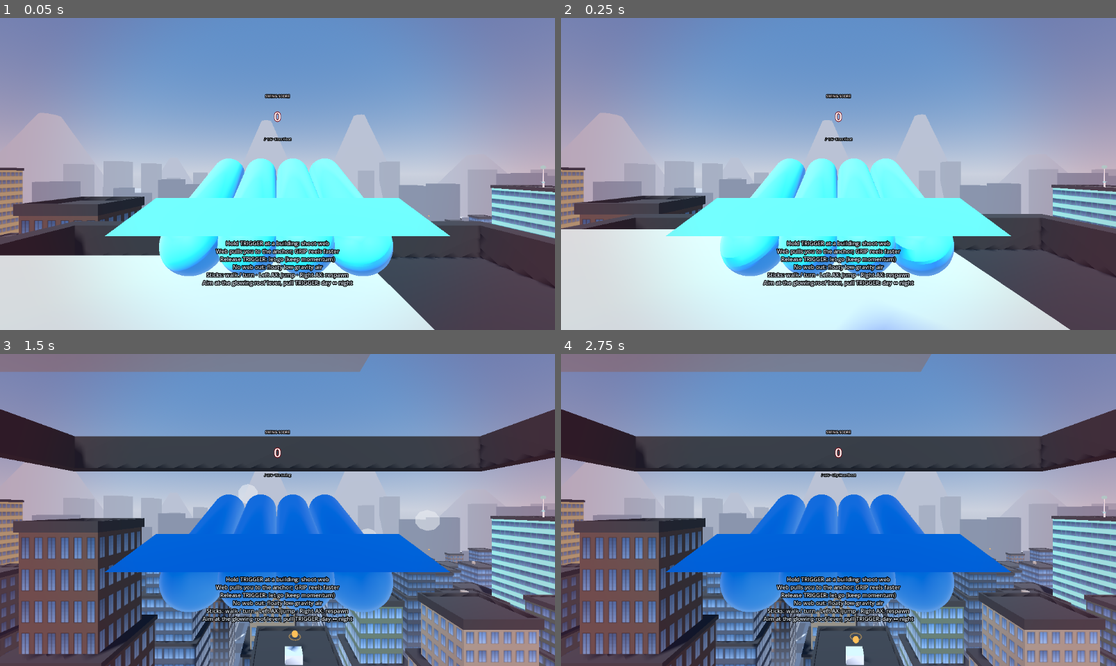
Above: before the commit, frames 1-4 (two rows, left to right).
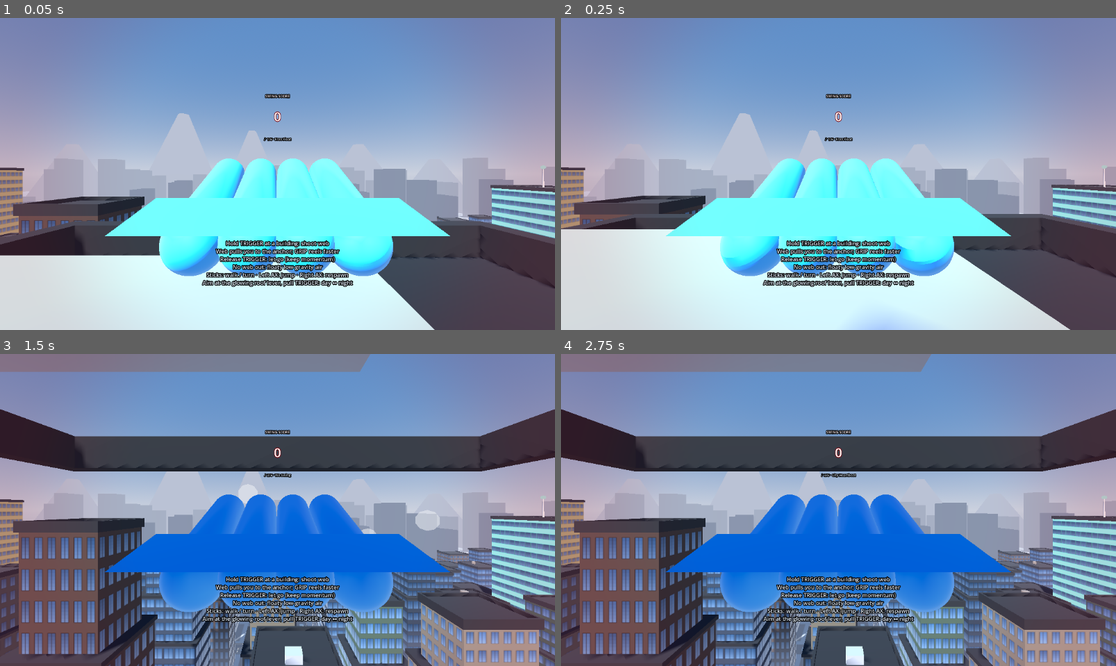
Above: after the commit, the same moments.

Repository: pblaas/free-floater
Game: Godot game, scene res://scenes/main.tscn
The game is run twice, just before and just after one commit, with the same random seed, the same clock (stepped at 60 frames per second) and the same inputs. Sound files missing from this copy of the repository are replaced by a short silence.
Inputs:
- Up to frame 1 (0.05 s): no input
- Up to frame 2 (0.25 s): no input
- Up to frame 3 (1.5 s): no input
- Up to frame 4 (2.75 s): tap Enter at 2 s

The runs differ from the first frame. In frame 1, 3.8% of the frame differs, in the area x 4-100%, y 30-66%; in frame 2, 3.7%; in frame 3, 2.4%; in frame 4, 2.4%.

Commit message:
Update traffic

Diff:
--- a/app/project.godot
+++ b/app/project.godot
@@ -7,7 +7,7 @@
 [application]
 
 config/name="Free Floater"
-config/version="0.5.7"
+config/version="0.5.8"
 run/main_scene="res://scenes/main.tscn"
 config/features=PackedStringArray("4.7", "Mobile")
 
--- a/app/scripts/build_version.gd
+++ b/app/scripts/build_version.gd
@@ -1,2 +1,2 @@
 # Generated by tools/export.sh — do not edit.
-const TEXT := "v0.5.7 · 2026-11-14T12:59Z · 30438ab"
+const TEXT := "v0.5.8 · 2026-11-14T13:49Z · 76dd0fc"
--- a/app/scripts/city_builder.gd
+++ b/app/scripts/city_builder.gd
@@ -63,6 +63,11 @@
 const BACKDROP_NIGHT_SCALE := 0.15
 const BACKDROP_TWILIGHT_SCALE := 0.45
 const WINDOW_WARM := Color(1.0, 0.72, 0.42)
+const TRAFFIC_CAR_LENGTH := 3.3
+const TRAFFIC_CAR_WIDTH := 1.7
+const TRAFFIC_CAR_HEIGHT := 0.7
+const TRAFFIC_LANE_OFFSET := 1.0
+const TRAFFIC_MIN_GAP := 10.0
 const NIGHT_WALL_SCALE := 0.32
 const NEON_GREEN := Color(0.25, 1.0, 0.6)
 const NEON_PURPLE := Color(0.66, 0.3, 1.0)
@@ -111,6 +116,11 @@
 var _tank_mat: StandardMaterial3D
 var roof_spots: Array[Vector3] = []
 var _building_boxes: Array[Dictionary] = []
+var _traffic_lanes: Array[Dictionary] = []
+var _traffic_cars: Array[Dictionary] = []
+var _traffic_body_mm: MultiMeshInstance3D
+var _traffic_head_mm: MultiMeshInstance3D
+var _traffic_tail_mm: MultiMeshInstance3D
 
 
 func _ready() -> void:
@@ -118,6 +128,7 @@
 	_build_materials()
 	_build_ground()
 	_build_buildings()
+	_build_traffic()
 	_build_powerups()
 	_build_light_rig()
 	_build_backdrop()
@@ -332,8 +343,13 @@
 	mat.albedo_texture = _build_street_texture()
 	mat.albedo_color = Color(1.0, 1.0, 1.0)
 	mat.roughness = 0.92
-	var repeats := int(GROUND_SIZE / SPACING)
+	var repeats := GROUND_SIZE / SPACING
 	mat.uv1_scale = Vector3(repeats, repeats, 1.0)
+	var half := (GRID_SIZE - 1) * 0.5
+	var uv_offset := fmod(half + 1.0 - repeats * 0.5, 1.0)
+	if uv_offset < 0.0:
+		uv_offset += 1.0
+	mat.uv1_offset = Vector3(uv_offset, uv_offset, 0.0)
 	plane.material_override = mat
 	ground.add_child(plane)
 
@@ -980,6 +996,163 @@
 				_env.ambient_light_energy = 0.75
 
 
+func _process(delta: float) -> void:
+	_update_traffic(delta)
+
+
+func _update_traffic(delta: float) -> void:
+	if _traffic_body_mm == null or _traffic_cars.is_empty():
+		return
+	var body_mm := _traffic_body_mm.multimesh
+	var head_mm := _traffic_head_mm.multimesh
+	var tail_mm := _traffic_tail_mm.multimesh
+	for i in _traffic_cars.size():
+		var car: Dictionary = _traffic_cars[i]
+		var lane: Dictionary = _traffic_lanes[car["lane"]]
+		car["dist"] = float(car["dist"]) + float(car["speed"]) * delta
+		if float(car["dist"]) > float(lane["length"]):
+			car["dist"] = float(car["dist"]) - float(lane["length"])
+		var t := _car_transform(car)
+		body_mm.set_instance_transform(i, t["body"])
+		head_mm.set_instance_transform(i, t["head"])
+		tail_mm.set_instance_transform(i, t["tail"])
+
+
+func _car_transform(car: Dictionary) -> Dictionary:
+	var lane: Dictionary = _traffic_lanes[car["lane"]]
+	var pos: Vector3 = lane["start"] + lane["dir"] * float(car["dist"])
+	var forward: Vector3 = lane["dir"]
+	var right := forward.cross(Vector3.UP).normalized()
+	var basis := Basis(right, Vector3.UP, forward)
+	var body := Transform3D(basis, pos)
+	return {
+		"body": body,
+		"head": body * Transform3D(Basis.IDENTITY, Vector3(0.0, 0.0, TRAFFIC_CAR_LENGTH * 0.45)),
+		"tail": body * Transform3D(Basis.IDENTITY, Vector3(0.0, 0.0, -TRAFFIC_CAR_LENGTH * 0.45)),
+	}
+
+
+func _build_traffic() -> void:
+	_traffic_lanes = _compute_traffic_lanes()
+	var container := Node3D.new()
+	container.name = "Traffic"
+	add_child(container)
+
+	var body_mesh := BoxMesh.new()
+	body_mesh.size = Vector3(TRAFFIC_CAR_WIDTH, TRAFFIC_CAR_HEIGHT, TRAFFIC_CAR_LENGTH)
+	var head_mesh := _make_light_pair_mesh()
+	var tail_mesh := _make_light_pair_mesh()
+
+	var body_mat := StandardMaterial3D.new()
+	body_mat.albedo_color = Color(0.12, 0.13, 0.15)
+	body_mat.roughness = 0.45
+	body_mat.metallic = 0.35
+	var head_mat := StandardMaterial3D.new()
+	head_mat.shading_mode = BaseMaterial3D.SHADING_MODE_UNSHADED
+	head_mat.albedo_color = Color(0.95, 0.95, 0.9)
+	var tail_mat := StandardMaterial3D.new()
+	tail_mat.shading_mode = BaseMaterial3D.SHADING_MODE_UNSHADED
+	tail_mat.albedo_color = Color(0.95, 0.18, 0.15)
+
+	var count := 0
+	for lane in _traffic_lanes:
+		var lane_len: float = lane["length"]
+		var cars_for_lane := maxi(2, int(lane_len / 38.0))
+		var used: Array[float] = []
+		for c in cars_for_lane:
+			var dist := _rng.randf_range(0.0, lane_len)
+			var attempts := 8
+			while attempts > 0 and _too_close(dist, used):
+				dist = _rng.randf_range(0.0, lane_len)
+				attempts -= 1
+			used.append(dist)
+			_traffic_cars.append({
+				"lane": _traffic_lanes.find(lane),
+				"dist": dist,
+				"speed": lane["speed"] * _rng.randf_range(0.85, 1.15),
+			})
+			count += 1
+
+	_traffic_body_mm = _make_traffic_multimesh(container, "Bodies", body_mesh, body_mat, count)
+	_traffic_head_mm = _make_traffic_multimesh(container, "Headlights", head_mesh, head_mat, count)
+	_traffic_tail_mm = _make_traffic_multimesh(container, "Taillights", tail_mesh, tail_mat, count)
+	_update_traffic(0.0)
+
+
+func _too_close(dist: float, used: Array[float]) -> bool:
+	for d in used:
+		if absf(dist - d) < TRAFFIC_MIN_GAP:
+			return true
+	return false
+
+
+func _make_light_pair_mesh() -> ArrayMesh:
+	var st := SurfaceTool.new()
+	st.begin(Mesh.PRIMITIVE_TRIANGLES)
+	var bulb := BoxMesh.new()
+	bulb.size = Vector3(0.32, 0.16, 0.12)
+	st.append_from(bulb, 0, Transform3D(Basis.IDENTITY, Vector3(-TRAFFIC_CAR_WIDTH * 0.32, 0.0, 0.0)))
+	st.append_from(bulb, 0, Transform3D(Basis.IDENTITY, Vector3(TRAFFIC_CAR_WIDTH * 0.32, 0.0, 0.0)))
+	return st.commit()
+
+
+func _make_traffic_multimesh(
+	parent: Node3D,
+	name: String,
+	mesh: Mesh,
+	mat: Material,
+	count: int
+) -> MultiMeshInstance3D:
+	var mm := MultiMesh.new()
+	mm.transform_format = MultiMesh.TRANSFORM_3D
+	mm.mesh = mesh
+	mm.instance_count = count
+	var mi := MultiMeshInstance3D.new()
+	mi.name = name
+	mi.multimesh = mm
+	mi.material_override = mat
+	mi.cast_shadow = GeometryInstance3D.SHADOW_CASTING_SETTING_OFF
+	parent.add_child(mi)
+	return mi
+
+
+func _compute_traffic_lanes() -> Array[Dictionary]:
+	var lanes: Array[Dictionary] = []
+	var half := (GRID_SIZE - 1) * 0.5
+	var min_c := -half * SPACING
+	var max_c := half * SPACING
+	# Roads run between the building columns/rows, not through them.
+	for k in GRID_SIZE + 1:
+		var x := (float(k) - half - 0.5) * SPACING
+		lanes.append({
+			"start": Vector3(x + TRAFFIC_LANE_OFFSET, TRAFFIC_CAR_HEIGHT * 0.5, min_c),
+			"dir": Vector3(0.0, 0.0, 1.0),
+			"length": max_c - min_c,
+			"speed": _rng.randf_range(7.0, 11.0),
+		})
+		lanes.append({
+			"start": Vector3(x - TRAFFIC_LANE_OFFSET, TRAFFIC_CAR_HEIGHT * 0.5, max_c),
+			"dir": Vector3(0.0, 0.0, -1.0),
+			"length": max_c - min_c,
+			"speed": _rng.randf_range(7.0, 11.0),
+		})
+	for k in GRID_SIZE + 1:
+		var z := (float(k) - half - 0.5) * SPACING
+		lanes.append({
+			"start": Vector3(min_c, TRAFFIC_CAR_HEIGHT * 0.5, z - TRAFFIC_LANE_OFFSET),
+			"dir": Vector3(1.0, 0.0, 0.0),
+			"length": max_c - min_c,
+			"speed": _rng.randf_range(7.0, 11.0),
+		})
+		lanes.append({
+			"start": Vector3(max_c, TRAFFIC_CAR_HEIGHT * 0.5, z + TRAFFIC_LANE_OFFSET),
+			"dir": Vector3(-1.0, 0.0, 0.0),
+			"length": max_c - min_c,
+			"speed": _rng.randf_range(7.0, 11.0),
+		})
+	return lanes
+
+
 func _build_powerups() -> void:
 	var container := Node3D.new()
 	container.name = "PowerUps"
--- /dev/null
+++ b/app/tests/screenshot_traffic.gd
@@ -0,0 +1,40 @@
+extends Node
+
+const OUT_PATH := "user://captures/city_traffic.png"
+
+var _frame := 0
+var _scene: Node
+
+
+func _ready() -> void:
+	DirAccess.make_dir_recursive_absolute("user://captures")
+	_scene = (load("res://scenes/main.tscn") as PackedScene).instantiate()
+	add_child(_scene)
+	var city = _scene.get_node("City")
+	city.set_mode(CityBuilder.Mode.TWILIGHT)
+	var cam := Camera3D.new()
+	cam.name = "ShotCam"
+	cam.far = 400.0
+	add_child(cam)
+	cam.global_position = Vector3(0.0, 5.0, 60.0)
+	cam.look_at(Vector3(0.0, 4.0, -40.0), Vector3.UP)
+	cam.make_current()
+	print("traffic capture ready")
+
+
+func _process(_delta: float) -> void:
+	_frame += 1
+	if _frame == 30:
+		_snap(OUT_PATH)
+	elif _frame >= 35:
+		get_tree().quit(0)
+
+
+func _snap(path: String) -> void:
+	await RenderingServer.frame_post_draw
+	var img := get_viewport().get_texture().get_image()
+	if img == null:
+		print("capture failed for ", path)
+		return
+	img.save_png(path)
+	print("saved ", ProjectSettings.globalize_path(path), " ", img.get_size())
--- /dev/null
+++ b/app/tests/screenshot_traffic.tscn
@@ -0,0 +1,6 @@
+[gd_scene load_steps=2 format=3]
+
+[ext_resource type="Script" path="res://tests/screenshot_traffic.gd" id="1_traffic"]
+
+[node name="ScreenshotTraffic" type="Node"]
+script = ExtResource("1_traffic")
Not shown, added: app/tests/screenshot_traffic.gd.uid
